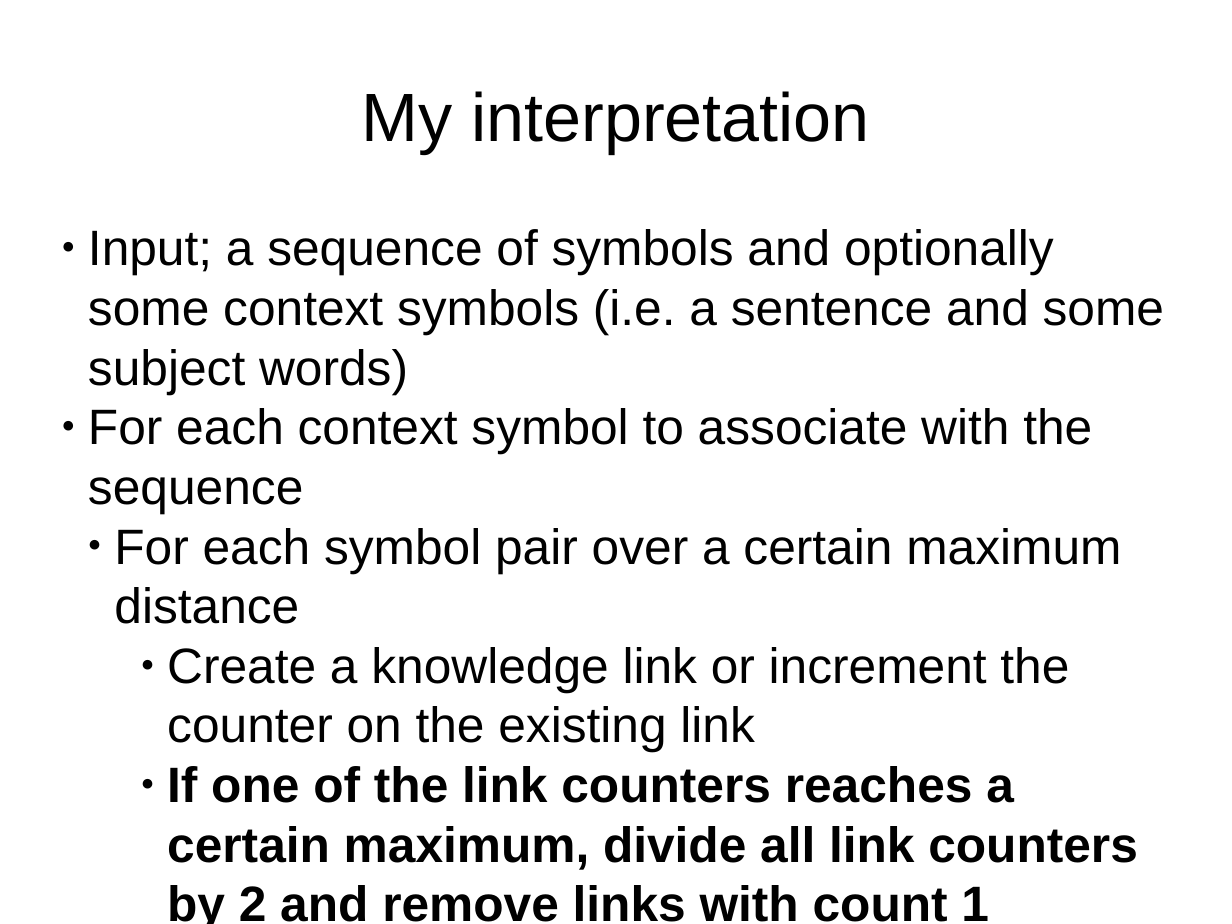
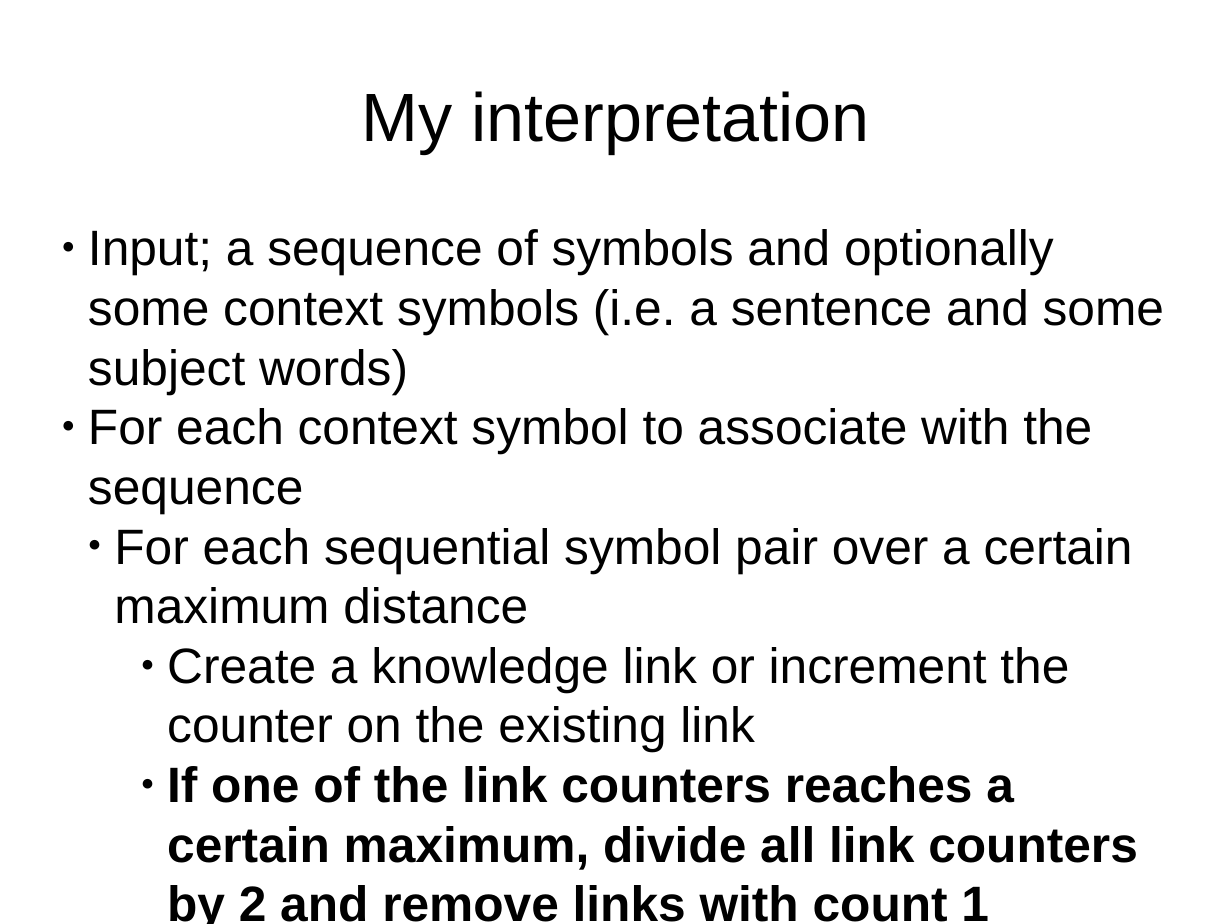
Before and after one commit to DyzLecticus/Zeesoft, a slide deck: slide 7 of V3.0/doc/Zeesoft Open Source Artificial Cognition.odp. Drawn at 1232x924 pixels with LibreOffice and Linux fonts; fonts in the diff are those of the drawing. Boxes give left, top, right and bottom in pixels: in the first picture for what was removed or moved away, otherwise in the second. Text is boxed around its words. In the diff, an @@ line names an element or a change of style, - is before the commit and + after.

```diff
--- a/V3.0/doc/Zeesoft Open Source Artificial Cognition.odp
+++ b/V3.0/doc/Zeesoft Open Source Artificial Cognition.odp
@@ subtitle at box(114, 528, 1133, 624): text changed @@
-  ● For each symbol pair over a certain maximum distance
+  ● For each sequential symbol pair over a certain maximum distance
```
Also in this commit, not shown: 3 other slides changed, 6 slides added, 1 slide removed, 1 other file.
